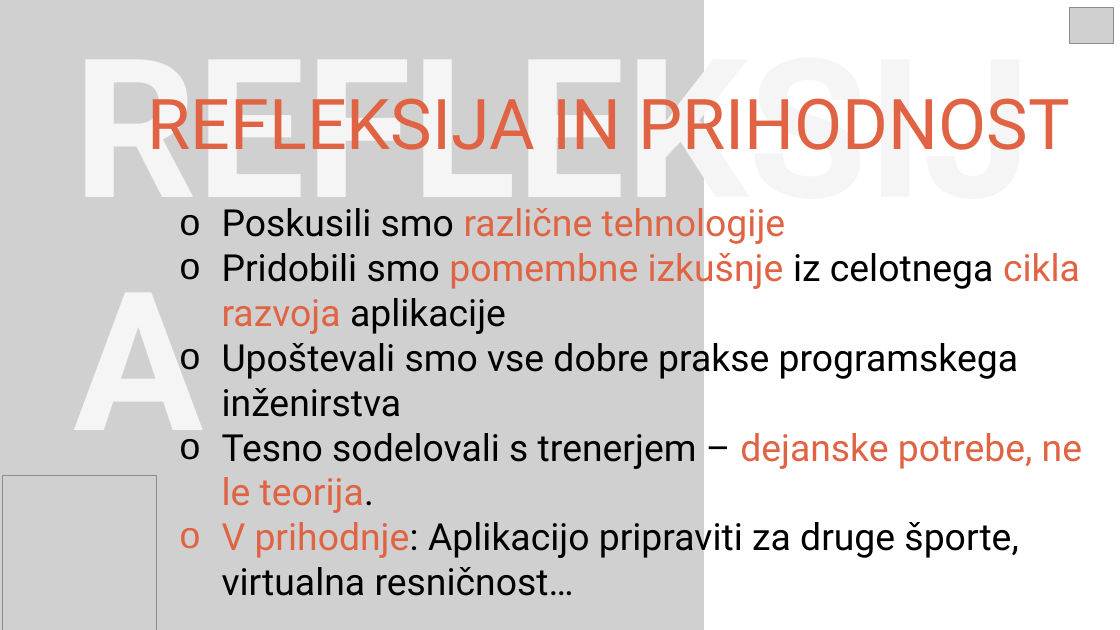
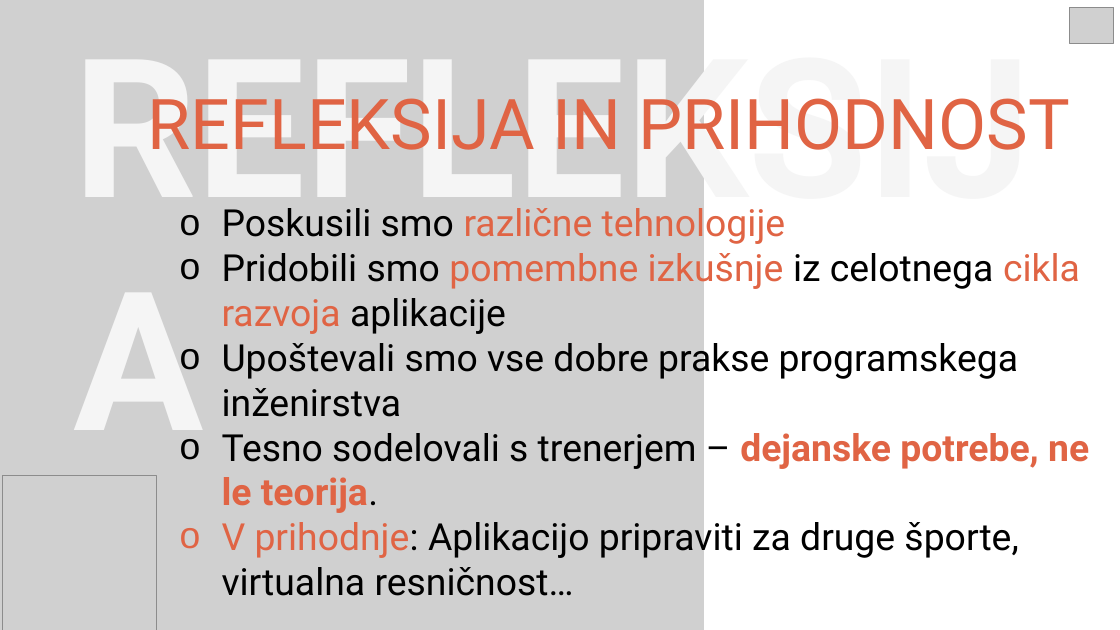
Before and after one commit to neoxk/gazepro, a slide deck: slide 6 of _PROMOCIJA/Predstavitev/GazePro - Predstavitev.pptx. Drawn at 1120x630 pixels with LibreOffice and Linux fonts; fonts in the diff are those of the drawing; grey boxes stand for pictures. Boxes give left, top, right and bottom in pixels: in the first picture for what was removed or moved away, otherwise in the second. Text is boxed around its words. In the diff, an @@ line names an element or a change of style, - is before the commit and + after.

```diff
--- a/_PROMOCIJA/Predstavitev/GazePro - Predstavitev.pptx
+++ b/_PROMOCIJA/Predstavitev/GazePro - Predstavitev.pptx
@@ text at box(222, 433, 1089, 513): bold on in "dejanske potrebe, ne le teorija." @@
```
Also in this commit, not shown: 2 other slides changed, 4 other files.
